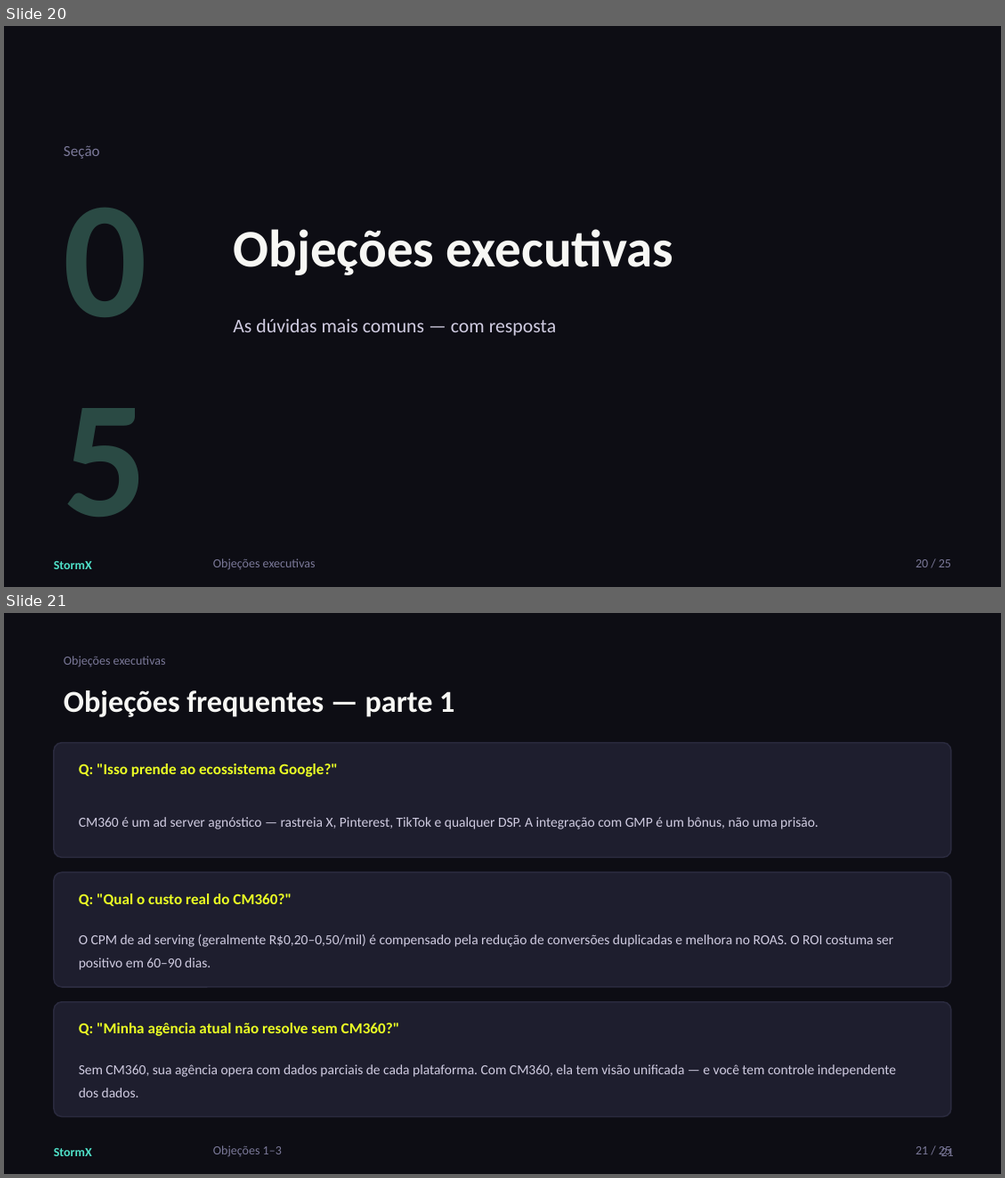
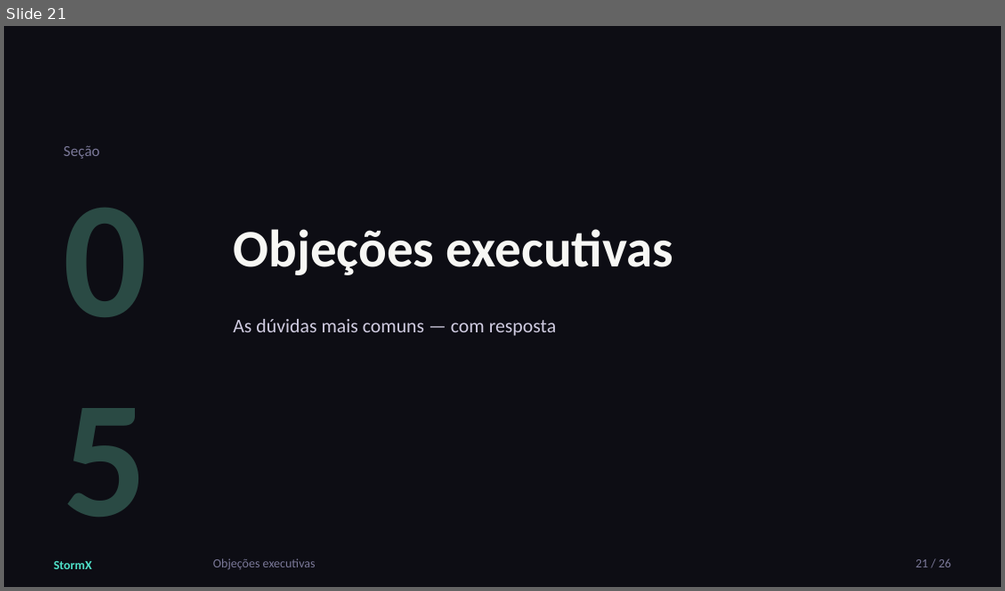
Before and after one commit to falssp/Projeto-NC, a slide deck: Treinamentos/CM360XFT-IN/StormX_-_CM360xFTIN_v01.pptx. Shown one above the other, each under a label of ours: slides 20 and 21 before the commit, slide 21 after it. The pictures are 1005x1178 and 1005x591 pixels, drawn with LibreOffice and Linux fonts; fonts in the diff are those of the drawing. Boxes give left, top, right and bottom in pixels: in the first picture for what was removed or moved away, otherwise in the second. Text is boxed around its words. In the diff, an @@ line names an element or a change of style, - is before the commit and + after.

```diff
--- a/Treinamentos/CM360XFT-IN/StormX_-_CM360xFTIN_v01.pptx
+++ b/Treinamentos/CM360XFT-IN/StormX_-_CM360xFTIN_v01.pptx
@@ slide 21 removed at box(4, 613, 1001, 1174), background #0D0D14; not listed: 1 template element that a slide beside it also shows @@
@@ text removed at box(64, 656, 166, 667) @@
-Objeções executivas
@@ text removed at box(64, 690, 454, 717) @@
-Objeções frequentes — parte 1
@@ rounded rectangle removed at box(54, 743, 951, 857) @@
@@ text removed at box(79, 763, 338, 777) @@
-Q: "Isso prende ao ecossistema Google?"
@@ text removed at box(79, 817, 818, 829) @@
-CM360 é um ad server agnóstico — rastreia X, Pinterest, TikTok e qualquer DSP. A integração com GMP é um bônus, não uma prisão.
@@ rounded rectangle removed at box(54, 872, 951, 987) @@
@@ text removed at box(79, 893, 291, 906) @@
-Q: "Qual o custo real do CM360?"
@@ text removed at box(79, 934, 893, 970) @@
-O CPM de ad serving (geralmente R$0,20–0,50/mil) é compensado pela redução de conversões duplicadas e melhora no ROAS. O ROI costuma ser positivo em 60–90 dias.
@@ rounded rectangle removed at box(54, 1002, 951, 1117) @@
@@ text removed at box(79, 1022, 400, 1036) @@
-Q: "Minha agência atual não resolve sem CM360?"
@@ text removed at box(79, 1064, 896, 1097) @@
-Sem CM360, sua agência opera com dados parciais de cada plataforma. Com CM360, ela tem visão unificada — e você tem controle independente dos dados.
@@ text removed at box(213, 1145, 282, 1157) @@
-Objeções 1–3
@@ text removed at box(915, 1146, 951, 1156) @@
-21 / 25
@@ page number removed at box(941, 1146, 954, 1156) @@
-21
@@ what was slide 20 is now slide 21 @@
@@ slide 21 changed as well @@
@@ text at box(915, 558, 951, 567): text changed @@
-20 / 25
+21 / 26
```
Also in this commit, not shown: 22 other slides changed, 3 slides added, 1 other slide removed, 1 other file.
